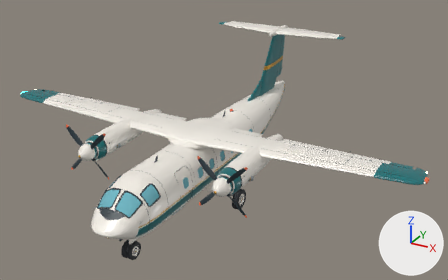
The FBX model Assets/Skyfold/Art/Models/Vehicles/aircraft.fbx, before and after one commit.
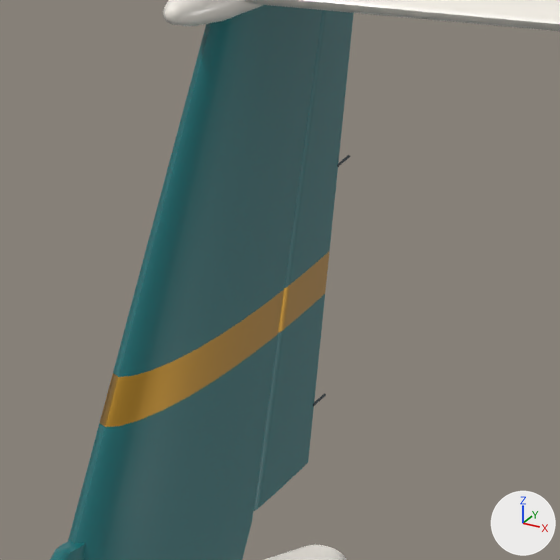
The first picture shows the older version from a 50 mm lens placed at (10.66, -17.7, 11.45), pointed at (0.44, 0.88, 2.16). The close-ups show the older and then the newer version on the part from 57% to 68% of the width and 12% to 29% of the height of that picture. Only the edits that show in the close-ups are written down. Arrows for +X, +Y and +Z are at lower right; the lights stay in place. Where no turn or scale is listed for an object, it has been applied to the vertices. Vertices at exactly the same position are counted once.

Script lines for the objects in view, before the commit:
```python
me_body_mesh_001 = bpy.data.meshes.new('Body_mesh.001')
me_body_mesh_001.from_pydata(...)  # 15198 vertices, 16538 faces; spans x -8.1..8.1, y 0.0..5.2, z -7.5..5.8
me_body_mesh_001.materials.append(mat_sky_pearl)  # white #f4efe6
me_body_mesh_001.materials.append(mat_sky_teal)  # dark cyan #0f6f73
me_body_mesh_001.materials.append(mat_sky_gold)  # orange #d9a441
me_body_mesh_001.materials.append(mat_sky_ink)  # dark blue #22333b
me_body_mesh_001.materials.append(mat_sky_coral)  # orange #f2714b
me_body_mesh_001.materials.append(mat_sky_light)  # beige #ffd9a0, glowing beige #ffd9a0
me_body_mesh_001.materials.append(mat_sky_tealglow)  # cyan #35e0d0, glowing cyan #35e0d0
me_body_mesh_001.materials.append(mat_sky_metal)  # grey #aeb6ba
me_body_mesh_001.materials.append(mat_sky_brass)  # orange #b8893b
me_body_mesh_001.materials.append(mat_sky_rubber)  # dark grey #2b2f33
me_body_mesh_001.materials.append(mat_sky_glass)  # cyan #6fb7c4
ob_body = bpy.data.objects.new('Body', me_body_mesh_001)
ob_body.parent = ob_aircraft
ob_body.location = (0.0, 0.0, 0.0)
```
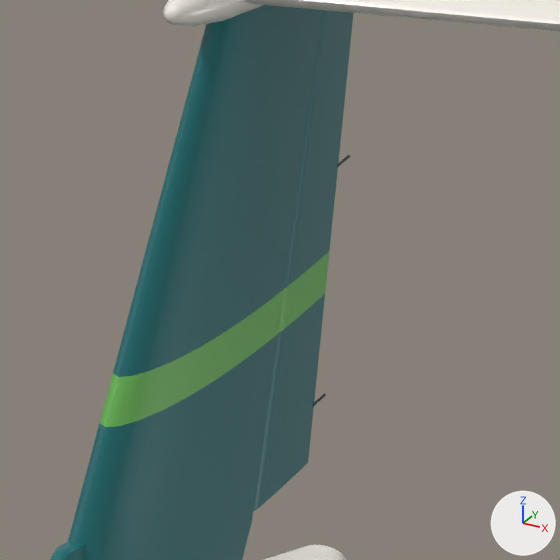
The change in detail:
Material 'SKY_Leaf' (mat_sky_leaf) is new.
Its base color is (0.159, 0.521, 0.102) (green #6fbf5a).
Its roughness is 0.4.
me_body_mesh_001 is used by ob_body; parent ob_aircraft; location (0.0, 0.0, 0.0).
me_body_mesh_001 had 15198 vertices, 16538 faces and spanned x -8.1..8.1, y 0.0..5.2, z -7.5..5.8.
me_body_mesh_001 now has 14850 vertices, 16134 faces and spans x -8.1..8.1, y 0.0..5.2, z -7.5..5.8.
me_body_mesh_001 part 1: 110 faces spanning x -0.9..0.9, y 1.7..3.8, z -7.1..5.1 switch from mat_sky_gold (orange #d9a441) to mat_sky_leaf (green #6fbf5a).
Edits to the shape of me_body_mesh_001 do not show in these pictures.

Location of each change, [x1, y1, x2, y2] in pixels of the close-ups (560 x 560 px):
part 1 of me_body_mesh_001, recoloured (orange to green): [100, 252, 329, 427] in both
